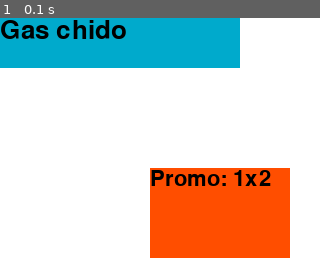
Above: before the commit, frame 1.
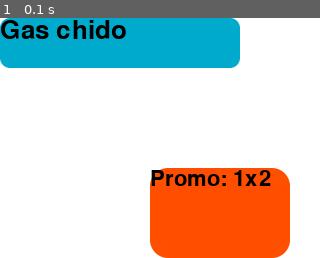
Above: after the commit, the same moment.

Repository: checor/Pygame-SSUI
Game: pygame game, started from loader.py
Same seed, same stepped clock (60 frames per second), same inputs: the game is played once before the commit and once after it. The source is Python 2; it was converted automatically to run under Python 3.
Inputs:
- Up to frame 1 (0.1 s): no input

The runs differ from the first frame. In frame 1, 0.5% of the frame differs, in the area x 0-91%, y 0-100%.

Commit message:
Anadido capacidad de los cadros de tener bordes redondos, aun muy verde. Falta cambiar el XML para eso

Diff:
--- a/loader.py
+++ b/loader.py
@@ -21,20 +21,58 @@
 Variables para pygame
 Estas seran movidas a un libreria mas adelante
 """
-#Colores
-#Color = {"Black" : (0,0,0) , "White" : (255,255,255) , "Red" : (255,0,0),
-#          "Green" : (0,255,0) , "Blue" : (0,0,255), "Orange" : (255,144,0)}
-
-#Colores de Firefox OS
-Color = {"Blue" : (0, 170, 204) , "Orange" : (255,78,0) , "Brick" :
-			   (205,103,35) , "Red" : (185,0,0) , "Green" : (95,155,10),
-			   "Black" : (0,0,0) , "Warm grey" : (51,51,51) , "Warm Grey" :
-			   (44,57,59) , "Light grey" : (244,244,244) , "Ivory" :
-			   (234,234,231) , "White" : (255,255,255) }
+
+#Colores de guia de Firefox OS
+colores = {"Blue" : (0, 170, 204) , "Orange" : (255,78,0) , "Brick" :
+               (205,103,35) , "Red" : (185,0,0) , "Green" : (95,155,10),
+               "Black" : (0,0,0) , "Warm grey" : (51,51,51) , "Warm Grey" :
+               (44,57,59) , "Light grey" : (244,244,244) , "Ivory" :
+               (234,234,231) , "White" : (255,255,255) }
 #Fuentes
 pygame.init()
 noFont = pygame.font.SysFont(None, 8)
 """Fin de variables"""
+
+#Definiciones
+def RoundRect(surface,rect,color,radius=0.4):
+
+    """
+    AAfilledRoundedRect(surface,rect,color,radius=0.4)
+
+    surface : destination
+    rect    : rectangle
+    color   : rgb or rgba
+    radius  : 0 <= radius <= 1
+    """
+
+    rect         = Rect(rect)
+    color        = Color(*color)
+    alpha        = color.a
+    color.a      = 0
+    pos          = rect.topleft
+    rect.topleft = 0,0
+    rectangle    = pygame.Surface(rect.size,SRCALPHA)
+
+    circle       = pygame.Surface([min(rect.size)*3]*2,SRCALPHA)
+    pygame.draw.ellipse(circle,(0,0,0),circle.get_rect(),0)
+    circle       = pygame.transform.smoothscale(circle,[int(min(rect.size)*radius)]*2)
+
+    radius              = rectangle.blit(circle,(0,0))
+    radius.bottomright  = rect.bottomright
+    rectangle.blit(circle,radius)
+    radius.topright     = rect.topright
+    rectangle.blit(circle,radius)
+    radius.bottomleft   = rect.bottomleft
+    rectangle.blit(circle,radius)
+
+    rectangle.fill((0,0,0),rect.inflate(-radius.w,0))
+    rectangle.fill((0,0,0),rect.inflate(0,-radius.h))
+
+    rectangle.fill(color,special_flags=BLEND_RGBA_MAX)
+    rectangle.fill((255,255,255,alpha),special_flags=BLEND_RGBA_MIN)
+
+    return surface.blit(rectangle,pos)
+
 
 #Objetos globales
 pantallas = []
@@ -118,13 +156,14 @@
     def drawimage(self):
         pass
     def draw(self):
-		#Cambiar esto a otro tipo de rectangulo
-		if not self.rounded:
-			pygame.draw.rect(surface, self.color, self.pos)
-			self.drawtext()
-			self.drawimage()
-		else:
-			pass
+        #Cambiar esto a otro tipo de rectangulo
+        if not self.rounded:
+            pygame.draw.rect(surface, self.color, self.pos)
+            self.drawtext()
+            self.drawimage()
+        else:
+            RoundRect(surface, self.pos, self.color)
+            self.drawtext()
 
 class Boton(Cuadro):
     """Crea un boton intereactivo en la pantalla. Puede tener diferentes
@@ -156,19 +195,19 @@
         return None
 
 def get_color(color):
-    global Color
-    color = Color[color]
+    global colores
+    color = colores[color]
     return color
 
 def loadtemplate(filename): #Idem
     global pantallas
-    global Color
+    global colores
     global noFont
     tree = ET.parse(filename)
     root = tree.getroot()
     if root.tag == "Pantalla":
             print "Abirendo " + root.tag
-            p = Pantalla("main", Color['White'])
+            p = Pantalla("main", colores['White'])
             pantallas.append(p)
             for child in root.findall("Caja"):
                 print "Caja encontrada! Nombre: " + child.attrib['Nombre']
@@ -186,7 +225,7 @@
                 print posc
                 color = child.find('Color').text
                 color = get_color(color)
-                c = Cuadro(str(child.attrib['Nombre']), color,  posc)
+                c = Cuadro(str(child.attrib['Nombre']), color,  posc, True)
                 pantallas[Pantalla.pCount - 1].adopt(c)
                 for t in child.findall("Texto"):
                     ttext = t.find("Text").text
@@ -206,7 +245,7 @@
     print "Newtech software"
     print "Inicializando...\n"
     #pygame.init()      #cambio temporal
-    surface.fill(Color['White'])
+    surface.fill(colores['White'])
     loadtemplate('test.xml')
     pygame.display.update()
     #pantallas[0].
